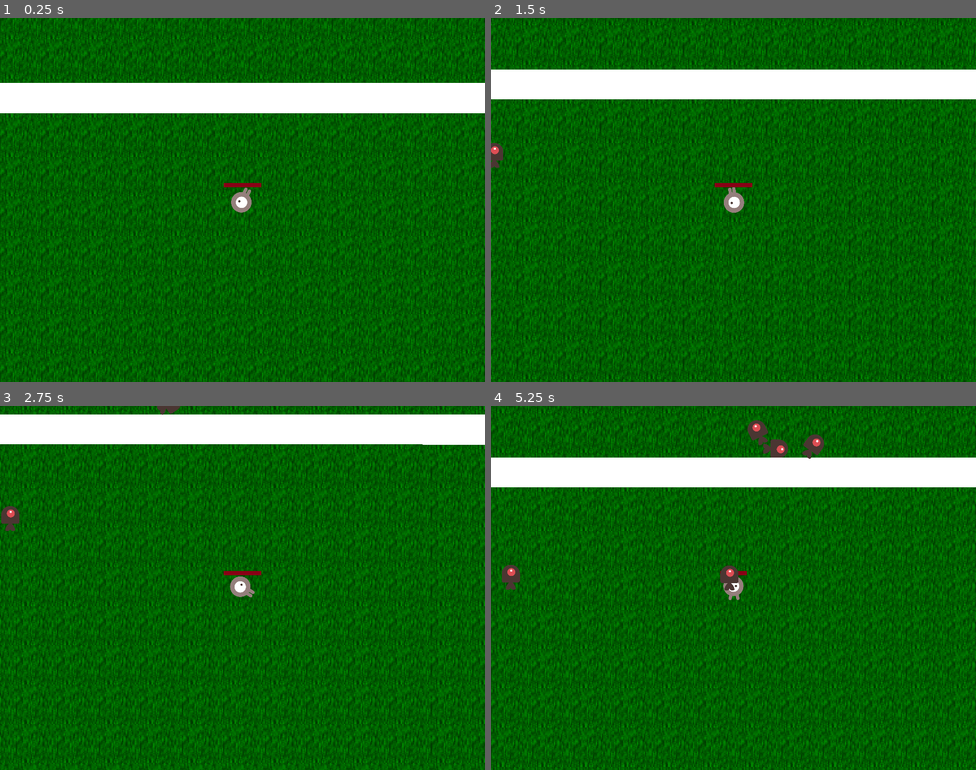
Above: before the commit, frames 1-4 (two rows, left to right).
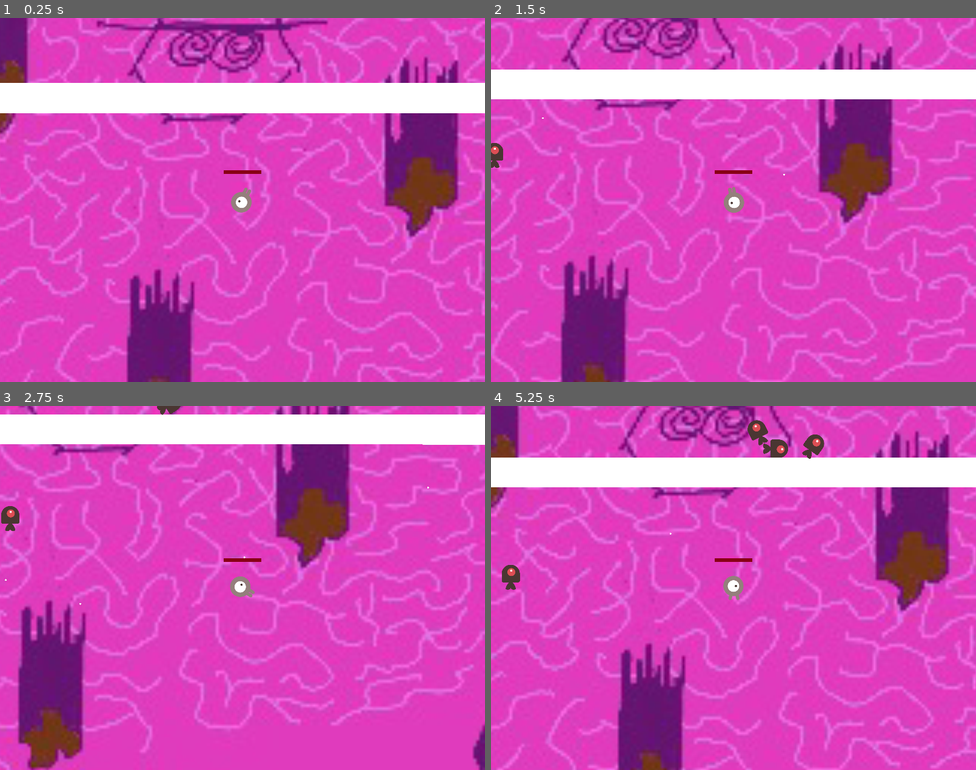
Above: after the commit, the same moments.

Repository: gunarp/psw-game-jam
Game: Godot game, scene res://scenes/maps/main.tscn
The game is run twice, just before and just after one commit, with the same random seed, the same clock (stepped at 60 frames per second) and the same inputs.
Inputs (mouse positions are in pixels of both pictures, inside the frame that each line leads up to):
- Up to frame 1 (0.25 s): no input
- Up to frame 2 (1.5 s): tap Enter at 0.5 s; move the mouse to (840, 181) at 0.52 s; hold D (move_right) 0.53-1.28 s; move the mouse to (636, 218) at 1.27 s; hold S (move_down) from 1.28 s (still down)
- Up to frame 3 (2.75 s): move the mouse to (291, 507) at 2.02 s; release S (move_down) at 2.03 s; hold D (move_right) from 2.03 s (still down)
- Up to frame 4 (5.25 s): move the mouse to (709, 660) at 2.77 s; release D (move_right) at 2.78 s; hold W (move_up) 2.78-3.53 s; move the mouse to (879, 642) at 3.52 s; hold A (move_left) 3.53-5.03 s; move the mouse to (588, 533) at 4.27 s; move the mouse to (757, 588) at 5.02 s; hold S (move_down) from 5.03 s (still down)

The runs differ from the first frame. In frame 1, 91% of the frame differs, in the area x 0-100%, y 0-100%; in frame 2, 91%; in frame 3, 91%; in frame 4, 91%.

Commit message:
first pass implement simple weapon and enemy death

Diff:
--- a/scenes/enemies/enemy_mob.gd
+++ b/scenes/enemies/enemy_mob.gd
@@ -3,7 +3,9 @@
 class_name EnemyEntity
 
 @onready var player : PlayerEntity = get_tree().get_first_node_in_group("player")
-var damagePerSecond : int = 100
+
+# TODO: Refactor into specialized damage class
+var damagePerSecond : int = 10
 
 func custom_set_scale(sc: Vector2) -> void:
 	self.apply_scale(sc)
@@ -22,9 +24,12 @@
 	#move_and_slide()
 	#newEnemy.linear_velocity = speed.rotated(direction.angle())
 
+func hit(damage: float) -> void:
+	$Parameters/EntityHealth.on_damaged(damage)
+
 func _on_visible_on_screen_notifier_2d_screen_exited() -> void:
 	queue_free()
 
 
 func _on_entity_health_entity_health_depleted() -> void:
-	print("Enemy died!")
+	queue_free()
--- /dev/null
+++ b/scenes/equipment/weapons/Weapon.tscn
@@ -0,0 +1,10 @@
+[gd_scene load_steps=2 format=3 uid="uid://d1vg0ederhg3f"]
+
+[ext_resource type="Script" path="res://scenes/equipment/weapons/weapon.gd" id="1_pbocy"]
+
+[node name="Weapon" type="Node"]
+script = ExtResource("1_pbocy")
+
+[node name="CooldownTimer" type="Timer" parent="." groups=["weapons"]]
+
+[connection signal="timeout" from="CooldownTimer" to="." method="_on_cooldown_timer_timeout"]
--- /dev/null
+++ b/scenes/equipment/weapons/needle/NeedleProjectile.tscn
@@ -0,0 +1,22 @@
+[gd_scene load_steps=3 format=3 uid="uid://bss8tsiw4j8bo"]
+
+[ext_resource type="Script" path="res://scenes/equipment/weapons/needle/needle_projectile.gd" id="1_75e7k"]
+
+[sub_resource type="CircleShape2D" id="CircleShape2D_ctsp3"]
+radius = 5.0
+
+[node name="NeedleProjectile" type="CharacterBody2D"]
+collision_layer = 4
+collision_mask = 41
+script = ExtResource("1_75e7k")
+
+[node name="Polygon2D" type="Polygon2D" parent="."]
+polygon = PackedVector2Array(1, 2, 5, 0, 9, 2, 10, 5, 9, 8, 5, 10, 1, 8, 0, 5)
+
+[node name="CollisionPolygon2D" type="CollisionShape2D" parent="."]
+position = Vector2(5, 5)
+shape = SubResource("CircleShape2D_ctsp3")
+
+[node name="VisibleOnScreenNotifier2D" type="VisibleOnScreenNotifier2D" parent="."]
+
+[connection signal="screen_exited" from="VisibleOnScreenNotifier2D" to="." method="_on_visible_on_screen_notifier_2d_screen_exited"]
--- /dev/null
+++ b/scenes/equipment/weapons/needle/needle_projectile.gd
@@ -0,0 +1,25 @@
+extends CharacterBody2D
+
+var weapon_properties: Weapon
+
+var num_bounces_left: int = 2
+
+func start(_weapon_properties: Weapon):
+	weapon_properties = _weapon_properties
+	rotation = weapon_properties.player.rotation
+	position = weapon_properties.player.position
+	velocity = Vector2(weapon_properties.speed, 0).rotated(rotation)
+
+func _physics_process(delta):
+	var collision = move_and_collide(velocity * delta)
+	if collision:
+		velocity = velocity.bounce(collision.get_normal())
+		if collision.get_collider().has_method("hit"):
+			collision.get_collider().hit(weapon_properties.attack_power)
+
+		num_bounces_left -= 1
+		if (num_bounces_left == 0):
+			queue_free()
+
+func _on_visible_on_screen_notifier_2d_screen_exited() -> void:
+	queue_free()
--- /dev/null
+++ b/scenes/equipment/weapons/weapon.gd
@@ -0,0 +1,30 @@
+extends Node
+
+# Can likely take advantage of duck typing and just remove this class...
+class_name Weapon
+
+var weapon_type : PackedScene
+var player: PlayerEntity
+
+var attack_power: float = 5
+var cooldown: float = 0.5
+var speed: float = 200
+
+func initialize(_player: PlayerEntity, _weapon: PackedScene) -> void:
+	self.player = _player
+	self.weapon_type = _weapon
+	$CooldownTimer.start(cooldown)
+
+func update_cooldown(_cooldown: float) -> void:
+	$CooldownTimer.stop()
+	self.cooldown = _cooldown
+	$CooldownTimer.start(cooldown)
+
+func _on_cooldown_timer_timeout() -> void:
+	var projectile = weapon_type.instantiate()
+
+	# This is an antipattern - we are giving a child class a reference back to this class,
+	# should refactor this out if we have time (it could cause crashes)
+	projectile.start(self)
+	projectile.scale = player.scale # Applies the scale of the player to the projectile
+	get_tree().root.add_child(projectile)
--- a/scenes/maps/main.tscn
+++ b/scenes/maps/main.tscn
@@ -1,6 +1,7 @@
-[gd_scene load_steps=8 format=3 uid="uid://ct7vpkc07hvkt"]
+[gd_scene load_steps=9 format=3 uid="uid://ct7vpkc07hvkt"]
 
 [ext_resource type="Script" path="res://scenes/maps/main.gd" id="1_e7vnp"]
+[ext_resource type="Texture2D" uid="uid://h1w4uvp3n54s" path="res://resource/map/brain.png" id="2_gdsju"]
 [ext_resource type="PackedScene" uid="uid://o8hpxmhcss7m" path="res://scenes/player/player.tscn" id="3_lx56x"]
 [ext_resource type="Texture2D" uid="uid://c83e66cftrsgm" path="res://resource/crawl-tiles/dc-dngn/floor/grass/grass0.png" id="3_v2m08"]
 [ext_resource type="PackedScene" uid="uid://ckir6u1c1v46w" path="res://scenes/utils/EnemySpawner.tscn" id="4_giy5d"]
@@ -13,7 +14,12 @@
 [node name="Main" type="Node"]
 script = ExtResource("1_e7vnp")
 
+[node name="Brain" type="Sprite2D" parent="."]
+scale = Vector2(4, 4)
+texture = ExtResource("2_gdsju")
+
 [node name="Grass0" type="Sprite2D" parent="."]
+visible = false
 texture_filter = 1
 texture_repeat = 2
 position = Vector2(3, 8)
@@ -23,10 +29,10 @@
 region_rect = Rect2(-2192, -1496, 4272, 3456)
 
 [node name="Camera2D" type="Camera2D" parent="."]
-scale = Vector2(0.5, 0.5)
+scale = Vector2(0.25, 0.25)
 
 [node name="Player" parent="." groups=["player"] instance=ExtResource("3_lx56x")]
-scale = Vector2(0.5, 0.5)
+scale = Vector2(0.25, 0.25)
 
 [node name="RemoteTransform2D" type="RemoteTransform2D" parent="Player"]
 remote_path = NodePath("../../Camera2D")
--- a/scenes/player/player-shape.tres
+++ b/scenes/player/player-shape.tres
@@ -1,5 +1,5 @@
 [gd_resource type="CapsuleShape2D" format=3 uid="uid://bbymik5wl8fdm"]
 
 [resource]
-radius = 27.0
-height = 68.0
+radius = 54.0
+height = 136.0
--- a/scenes/player/player.gd
+++ b/scenes/player/player.gd
@@ -12,6 +12,7 @@
 
 func _ready():
 	_init_damage_subsystem()
+	_init_attack_subsystem()
  	# TODO: Implement other subsystems - experience, attack, speed
 
 
@@ -84,3 +85,20 @@
 	else:
 		emit_signal("player_died")
 #endregion
+
+#region Attack Subsystem -- refactorout later
+# var list of weapons
+#@onready var default_weapon = preload("res://scenes/equipment/weapons/needle/needle.tscn")
+#var weapons : Array[Weapon] = []
+
+func _init_attack_subsystem():
+	print("intiialize attack subsystem")
+	var starting_weapon = load("res://scenes/equipment/weapons/Weapon.tscn").instantiate() as Weapon
+	add_child(starting_weapon)
+	starting_weapon.initialize(self, load("res://scenes/equipment/weapons/needle/NeedleProjectile.tscn"))
+	#add_child(weapon_template.instantiate())
+	#weapons.push_back(weapon_template.instantiate())
+	#for w: Weapon in weapons:
+		#w.initialize(self, load("res://scenes/equipment/weapons/needle/NeedleProjectile.tscn"))
+	#print("initilizaiton subroutie complete")
+#endregion
--- a/scenes/player/player.tscn
+++ b/scenes/player/player.tscn
@@ -24,7 +24,7 @@
 
 [node name="Player" type="CharacterBody2D"]
 collision_layer = 2
-collision_mask = 29
+collision_mask = 25
 motion_mode = 1
 script = ExtResource("1_fx8g5")
 
@@ -36,8 +36,6 @@
 
 [node name="EntitySpeed" parent="Parameters" instance=ExtResource("3_3ugq2")]
 
-[node name="AttackTimer" type="Timer" parent="."]
-
 [node name="HurtBox" type="Area2D" parent="."]
 collision_layer = 2
 collision_mask = 61
@@ -46,19 +44,21 @@
 shape = ExtResource("2_f6gb7")
 
 [node name="AnimatedSprite2D" type="AnimatedSprite2D" parent="."]
-scale = Vector2(0.5, 0.5)
 sprite_frames = SubResource("SpriteFrames_ffi2t")
 
 [node name="CollideBox" type="CollisionShape2D" parent="."]
 shape = ExtResource("2_f6gb7")
 
 [node name="PlayerHudElements" type="Node2D" parent="."]
+scale = Vector2(2, 2)
 
 [node name="HealthBar" parent="PlayerHudElements" node_paths=PackedStringArray("entity_health") instance=ExtResource("6_mp63m")]
 entity_health = NodePath("../../Parameters/Health")
 
 [node name="DamageTimer" type="Timer" parent="."]
 
+[node name="AttackTimer" type="Timer" parent="."]
+
 [connection signal="entity_health_depleted" from="Parameters/Health" to="." method="_on_health_entity_health_depleted"]
 [connection signal="body_entered" from="HurtBox" to="." method="_on_area_2d_body_entered"]
 [connection signal="body_exited" from="HurtBox" to="." method="_on_area_2d_body_exited"]
--- a/scenes/utils/enemy_spawner.gd
+++ b/scenes/utils/enemy_spawner.gd
@@ -24,12 +24,6 @@
 	var newEnemy = mob_to_spawn.instantiate() as EnemyEntity
 	newEnemy.custom_set_scale(mob_scale)
 	newEnemy.position = _get_random_spawn_position()
-
-	# TODO: Implement movement strategy
-
-
-	#mob.linear_velocity = speed.rotated(direction.angle())
-
 	add_sibling(newEnemy)
 	pass
 
Binary file added: resource/map/brain.png
Not shown, added: resource/map/brain.png.import
